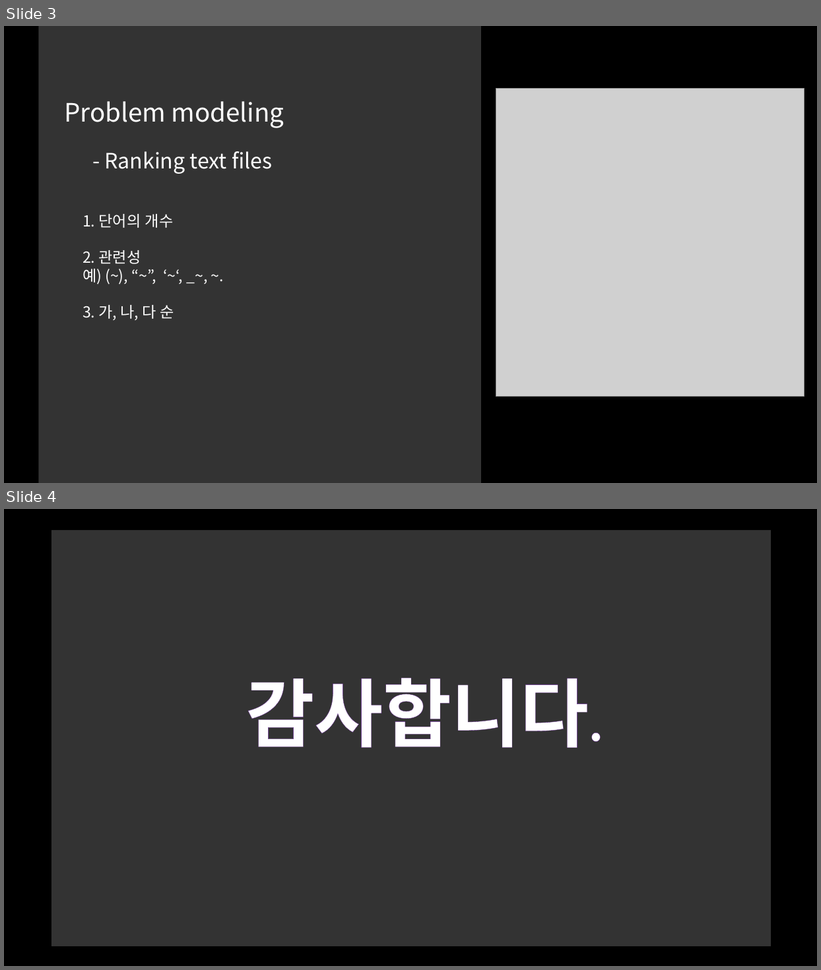
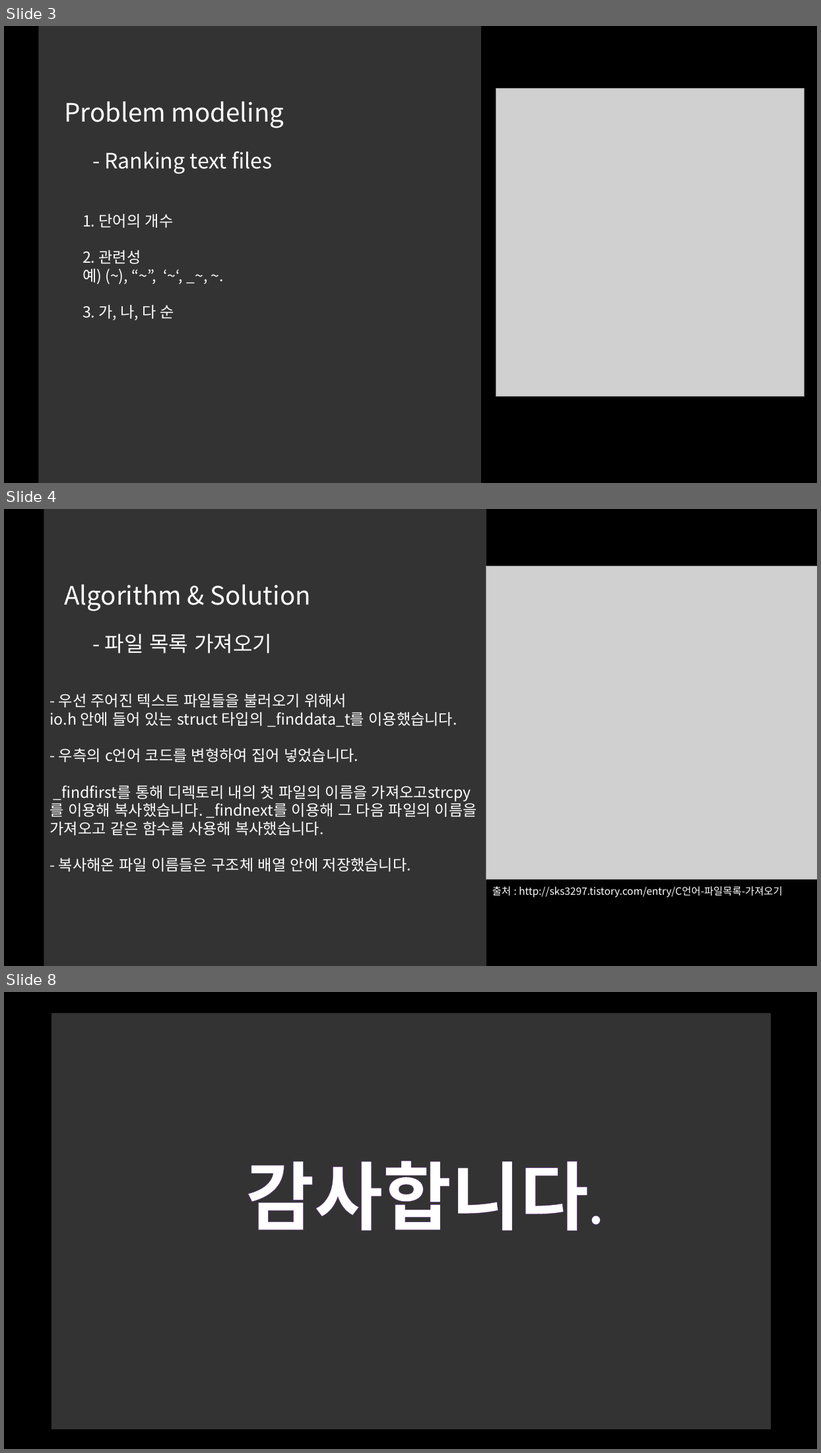
Before and after one commit to kimlohen/sw-2-project, a slide deck: 프밍 프로젝트.pptm. Shown one above the other, each under a label of ours: slides 3 and 4 before the commit, slides 3, 4 and 8 after it; the slides between them are not shown. The pictures are 821x970 and 821x1453 pixels, drawn with LibreOffice and Linux fonts; fonts in the diff are those of the drawing; grey boxes stand for pictures. Boxes give left, top, right and bottom in pixels: in the first picture for what was removed or moved away, otherwise in the second. Text is boxed around its words. In the diff, an @@ line names an element or a change of style, - is before the commit and + after.

```diff
--- a/프밍 프로젝트.pptm
+++ b/프밍 프로젝트.pptm
@@ slide 4 added at <box>4,509,817,966</box>, background #000000 @@
@@ rectangle added at <box>44,509,486,966</box>, fill #FFFFFF at 20% opacity @@
@@ picture added at <box>486,566,817,880</box> @@
@@ text added at <box>64,584,310,611</box>, 30 pt, text #FFFFFF @@
+Algorithm & Solution
@@ text added at <box>105,634,272,654</box>, 25 pt, text #FFFFFF @@
+- 파일 목록 가져오기
@@ text added at <box>50,694,477,872</box>, 18 pt, text #FFFFFF @@
+- 우선 주어진 텍스트 파일들을 불러오기 위해서
+io.h 안에 들어 있는 struct 타입의 _finddata_t를 이용했습니다.
+- 우측의 c언어 코드를 변형하여 집어 넣었습니다.
+_findfirst를 통해 디렉토리 내의 첫 파일의 이름을 가져오고strcpy를 이용해 복사했습니다. _findnext를 이용해 그 다음 파일의 이름을 가져오고 같은 함수를 사용해 복사했습니다.
+- 복사해온 파일 이름들은 구조체 배열 안에 저장했습니다.
@@ text added at <box>492,887,782,898</box>, 12 pt, text #FFFFFF @@
+출처 : http://sks3297.tistory.com/entry/C언어-파일목록-가져오기
@@ what was slide 4 is now slide 8 @@
```
Also in this commit, not shown: 3 other slides added, 8 other files.
